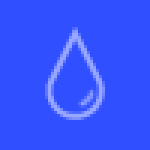
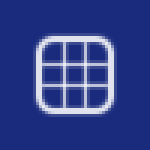
The second 150 × 150 image is a revision of the first. Changes to its layers:
added layer "Layer 2" above "Layer 1" over [33, 33, 117, 117]
hid "Layer 1", opacity 50% → 100% over [45, 27, 105, 120]
hid "Light bg" over [0, 0, 150, 150]
